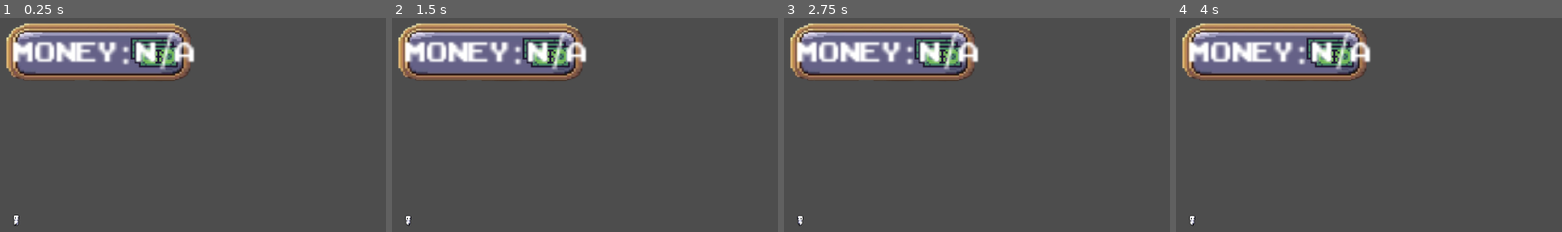
Above: before the commit, frames 1-4 (left to right).
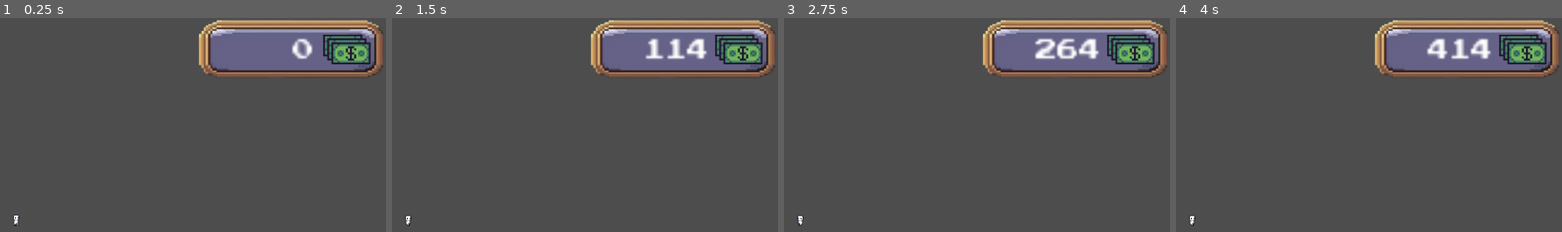
Above: after the commit, the same moments.

Repository: ggkchen/Daydream
Game: Godot game, scene res://player.tscn
The game is run twice, just before and just after one commit, with the same random seed, the same clock (stepped at 60 frames per second) and the same inputs.
Inputs:
- Up to frame 1 (0.25 s): no input
- Up to frame 2 (1.5 s): tap Enter (ui_accept) at 0.5, 0.77 s; hold Right (ui_right) from 0.53 s (still down)
- Up to frame 3 (2.75 s): tap Enter (ui_accept) at 1.52 s; release Right (ui_right) at 2.03 s; hold Left (ui_left) from 2.03 s (still down)
- Up to frame 4 (4 s): release Left (ui_left) at 2.78 s; hold Right (ui_right) from 2.78 s (still down); tap Enter (ui_accept) at 3.02, 3.5, 3.77 s

The runs differ from the first frame. In frame 1, 24% of the frame differs, in the area x 1-100%, y 0-30%; in frame 2, 24%; in frame 3, 24%; in frame 4, 24%.

Commit message:
money counter
added gui money counter and tested with left and right arrows making the money counter go up

Diff:
--- /dev/null
+++ b/Assets/Scenes/Areas/gamble.tscn
@@ -0,0 +1,3 @@
+[gd_scene format=3 uid="uid://dr7q6khx8l8ix"]
+
+[node name="Gamble" type="Node2D"]
--- a/interface/label.gd
+++ b/interface/label.gd
@@ -1,13 +1,15 @@
 extends Label
 
 func _ready() -> void:
-	# Find the player (added to "player" group in PlayerController.gd)
+	call_deferred("_connect_to_player")  # delay so player is loaded first
+
+func _connect_to_player() -> void:
 	var player = get_tree().get_first_node_in_group("player")
 	if player:
 		player.money_changed.connect(update_text)
 		update_text(player.money)
 	else:
-		text = "Money: N/A"  # fallback if no player found
+		text = "Money: N/A"
 
 func update_text(new_value: int) -> void:
-	text = "Money: %d" % new_value
+	text = str(new_value)
--- a/player.tscn
+++ b/player.tscn
@@ -1,8 +1,8 @@
 [gd_scene load_steps=11 format=3 uid="uid://b71p0iroqsc1q"]
 
 [ext_resource type="Texture2D" uid="uid://cchn0xfdyd6kb" path="res://AnimationSheet.png" id="1_4flbx"]
-[ext_resource type="Script" uid="uid://cs04qlv6cpheg" path="res://Scripts/player_controller.gd" id="1_i3pqv"]
-[ext_resource type="Script" uid="uid://dcsr0h2kn5axe" path="res://Scripts/player_animator.gd" id="2_hqtel"]
+[ext_resource type="Script" uid="uid://cs04qlv6cpheg" path="res://player_controller.gd" id="1_i3pqv"]
+[ext_resource type="Script" uid="uid://dcsr0h2kn5axe" path="res://player_animator.gd" id="2_hqtel"]
 [ext_resource type="PackedScene" uid="uid://do5v8hth8te5r" path="res://interface/interface.tscn" id="4_hqtel"]
 
 [sub_resource type="Animation" id="Animation_2hs0m"]
@@ -113,7 +113,7 @@
 shape = SubResource("CapsuleShape2D_i3pqv")
 
 [node name="interface" parent="." instance=ExtResource("4_hqtel")]
-offset_left = 280.0
-offset_top = -321.0
-offset_right = 280.0
-offset_bottom = -321.0
+offset_left = 580.0
+offset_top = -326.0
+offset_right = 580.0
+offset_bottom = -326.0
--- a/player_controller.gd
+++ b/player_controller.gd
@@ -4,7 +4,15 @@
 
 const SPEED = 300.0
 const JUMP_VELOCITY = -400.0
-var direction = 0
+var direction := 0
+
+signal money_changed(new_value: int)
+
+var money: int = 0   # simple variable
+
+func _ready() -> void:
+	add_to_group("player")  # make this node findable by the label
+	emit_signal("money_changed", money)  # update UI on start
 
 func _physics_process(delta: float) -> void:
 	# Add the gravity.
@@ -20,7 +28,22 @@
 	direction = Input.get_axis("ui_left", "ui_right")
 	if direction:
 		velocity.x = direction * SPEED
+		add_money(2)
 	else:
 		velocity.x = move_toward(velocity.x, 0, SPEED)
 
 	move_and_slide()
+
+
+
+# --- Money helpers ---
+func add_money(amount: int) -> void:
+	money += amount
+	emit_signal("money_changed", money)
+
+func spend_money(amount: int) -> bool:
+	if money >= amount:
+		money -= amount
+		emit_signal("money_changed", money)
+		return true
+	return false
Not shown, added: Scripts/player_animator.gd.uid
